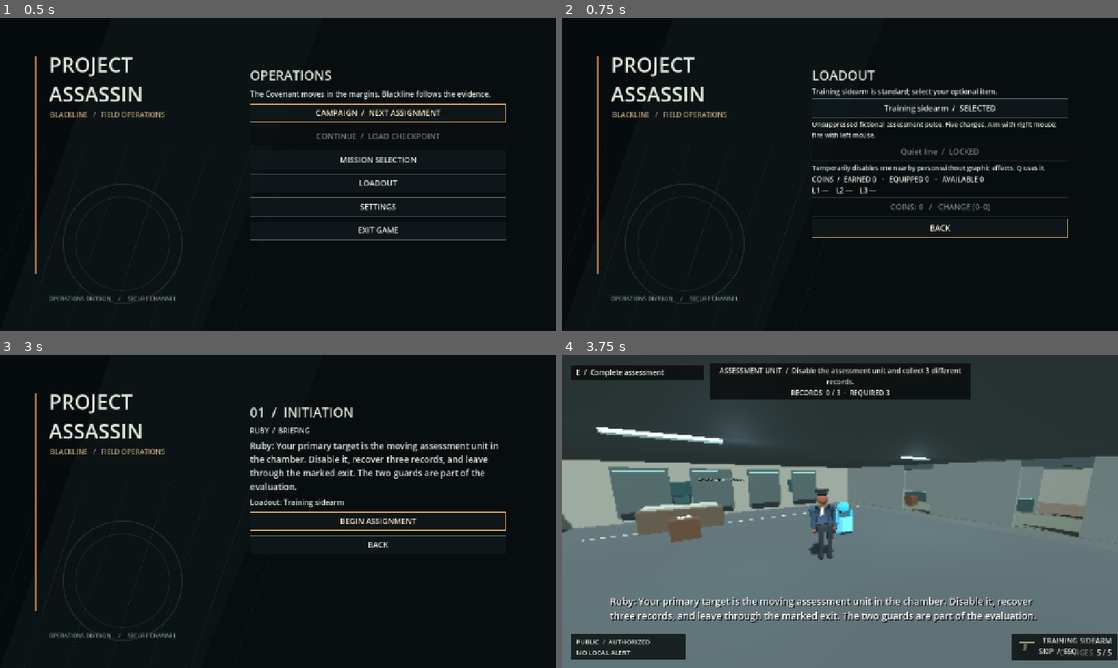
Above: before the commit, frames 1-4 (two rows, left to right).
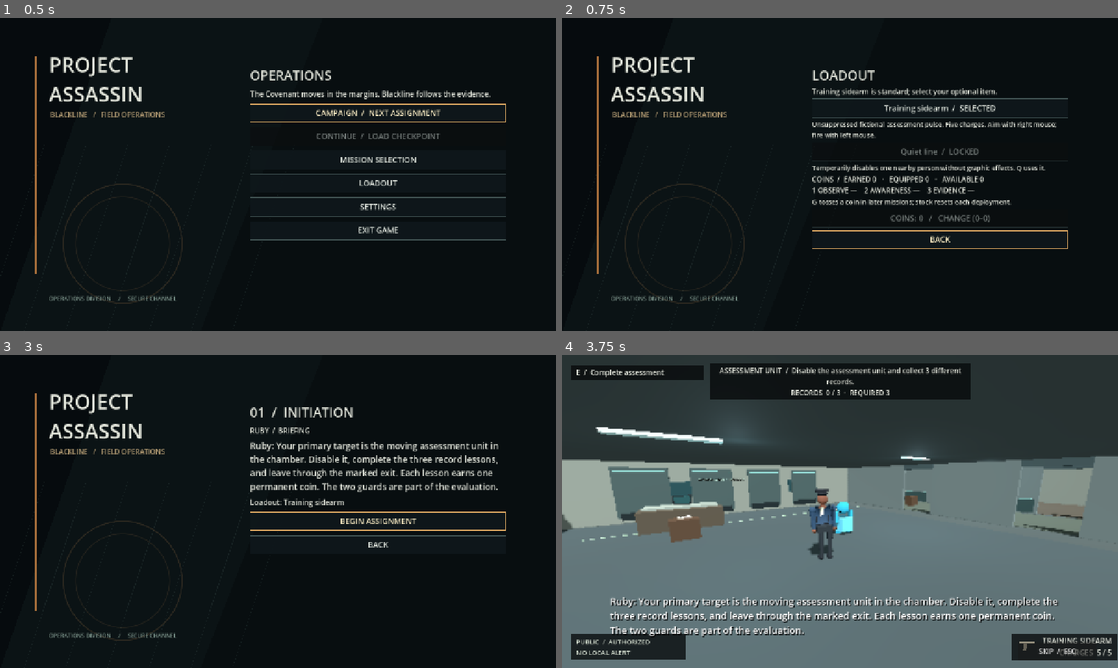
Above: after the commit, the same moments.

Repository: CoolgamerProXD/Stealty-Assasin-redesigned-computing-machine-Beta
Game: Godot game, scene res://scenes/main_menu.tscn
Same seed, same stepped clock (60 frames per second), same inputs: the game is played once before the commit and once after it.
Inputs:
- Up to frame 1 (0.5 s): no input
- Up to frame 2 (0.75 s): click "LOADOUT" at 0.5 s
- Up to frame 3 (3 s): click "Training sidearm / SELECTED" at 1.25 s; click "BACK" at 2 s; click "CAMPAIGN / NEXT ASSIGNMENT" at 2.75 s
- Up to frame 4 (3.75 s): click "BEGIN ASSIGNMENT" at 3.5 s

Frame 1 is identical in both runs. In frame 2, 1.9% of the frame differs, in the area x 45-91%, y 54-74%; in frame 3, 1.6%; in frame 4, 2.0%, in the area x 8-90%, y 77-91%.

Commit message:
Label existing Initiation assessment milestones and coin controls [windows]
Co-authored-by: arena-agent <297053741+arena-agent@users.noreply.github.com>

Diff:
--- a/resources/campaign.json
+++ b/resources/campaign.json
@@ -7,7 +7,7 @@
       "name": "01  /  INITIATION",
       "description": "A controlled assessment at the fictional Civic Evaluation Annex.",
       "scene": "res://scenes/initiation.tscn",
-      "briefing": "Ruby: Your primary target is the moving assessment unit in the chamber. Disable it, recover three records, and leave through the marked exit. The two guards are part of the evaluation.",
+      "briefing": "Ruby: Your primary target is the moving assessment unit in the chamber. Disable it, complete the three record lessons, and leave through the marked exit. Each lesson earns one permanent coin. The two guards are part of the evaluation.",
       "debrief": "Ruby: You kept your head. Blackline can use that. The next file is already on your desk.",
       "unlock": "quiet_line"
     },
@@ -24,7 +24,7 @@
     {
       "id": "tung_chung",
       "name": "02  /  TUNG CHUNG",
-      "description": "Hong Kong operation \u2014 early playable campaign build.",
+      "description": "Hong Kong operation — early playable campaign build.",
       "scene": "res://scenes/mission_tung_chung.tscn",
       "briefing": "Ruby: A Covenant courier is moving a train manifest through Tung Chung. Confront the courier, retrieve the key from the courier and reach the platform exit.",
       "debrief": "Ruby: The manifest points to a handoff in the streets. The train has not revealed who commissioned it.",
@@ -34,7 +34,7 @@
     {
       "id": "the_streets",
       "name": "03  /  THE STREETS",
-      "description": "Hong Kong operation \u2014 early playable campaign build.",
+      "description": "Hong Kong operation — early playable campaign build.",
       "scene": "res://scenes/mission_the_streets.tscn",
       "briefing": "Ruby: A market intermediary is arranging the next transfer. Confront the intermediary; their bodyguard carries the second key.",
       "debrief": "Ruby: The handoff leads to a commercial office. Keep the key separate from the manifest.",
@@ -44,7 +44,7 @@
     {
       "id": "the_district",
       "name": "04  /  THE DISTRICT",
-      "description": "Hong Kong operation \u2014 early playable campaign build.",
+      "description": "Hong Kong operation — early playable campaign build.",
       "scene": "res://scenes/mission_the_district.tscn",
       "briefing": "Ruby: A district broker has the office route. Confront the broker and find the key in the nearby records safe.",
       "debrief": "Ruby: The broker points to a waterfront meeting. We still do not know who is behind the Covenant transfer.",
@@ -54,7 +54,7 @@
     {
       "id": "the_harbour",
       "name": "05  /  THE HARBOUR",
-      "description": "Hong Kong operation \u2014 early playable campaign build.",
+      "description": "Hong Kong operation — early playable campaign build.",
       "scene": "res://scenes/mission_the_harbour.tscn",
       "briefing": "Ruby: A waterfront liaison is managing the transfer. Confront the liaison; their bodyguard holds the fourth key.",
       "debrief": "Ruby: The trail ends in the mountains. Do not confuse the public landmark with the operation.",
@@ -64,7 +64,7 @@
     {
       "id": "ngong_ping",
       "name": "06  /  NGONG PING",
-      "description": "Hong Kong operation \u2014 early playable campaign build.",
+      "description": "Hong Kong operation — early playable campaign build.",
       "scene": "res://scenes/mission_ngong_ping.tscn",
       "briefing": "Ruby: The final coordinator is in the surrounding mountain district. Confront them and recover the fifth key from the field safe, away from the landmark.",
       "debrief": "Ruby: All five keys are secure. The USB can be decrypted on the secure channel; the contents still need analysis.",
--- a/resources/initiation_mission.json
+++ b/resources/initiation_mission.json
@@ -4,7 +4,7 @@
   "records": [
     {
       "id": "evaluation",
-      "label": "Read evaluation sheet",
+      "label": "Lesson 1 / Observation: read evaluation sheet",
       "position": [
         -10,
         0,
@@ -14,7 +14,7 @@
     },
     {
       "id": "sensor_log",
-      "label": "Copy sensor log",
+      "label": "Lesson 2 / Awareness: copy sensor log",
       "position": [
         4.5,
         0,
@@ -24,7 +24,7 @@
     },
     {
       "id": "dispatch",
-      "label": "Retrieve dispatch record",
+      "label": "Lesson 3 / Evidence: retrieve dispatch record",
       "position": [
         10,
         0,
--- a/scripts/ui/main_menu.gd
+++ b/scripts/ui/main_menu.gd
@@ -146,8 +146,9 @@
  var lessons: Array[String] = Campaign.progress.completed_lessons
  var labels: Array[String] = []
  for i: int in range(3):
-  labels.append("L%d %s" % [i + 1, "✓" if lessons.has(CampaignProgress.LESSON_RECORDS[i]) else "—"])
+  labels.append("%s %s" % [["1 OBSERVE", "2 AWARENESS", "3 EVIDENCE"][i], "✓" if lessons.has(CampaignProgress.LESSON_RECORDS[i]) else "—"])
  _text("COINS  /  EARNED %d   ·   EQUIPPED %d   ·   AVAILABLE %d\n%s" % [lessons.size(), Campaign.progress.equipped_coins, lessons.size() - Campaign.progress.equipped_coins, "    ".join(labels)], 16)
+ _text("G tosses a coin in later missions; stock resets each deployment.", 15)
  _button("COINS: %d   /   CHANGE (0–%d)" % [Campaign.progress.equipped_coins, lessons.size()], _cycle_coins, lessons.is_empty())
  _button("BACK", _home).grab_focus()
 
